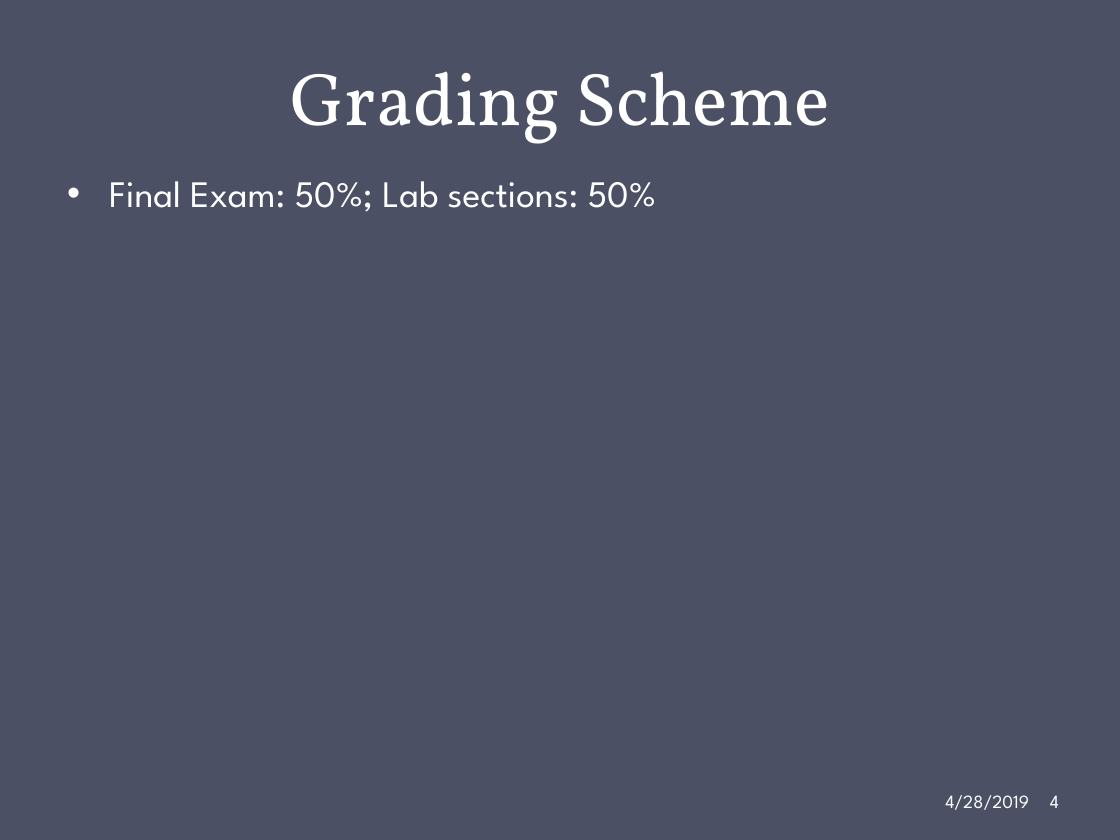
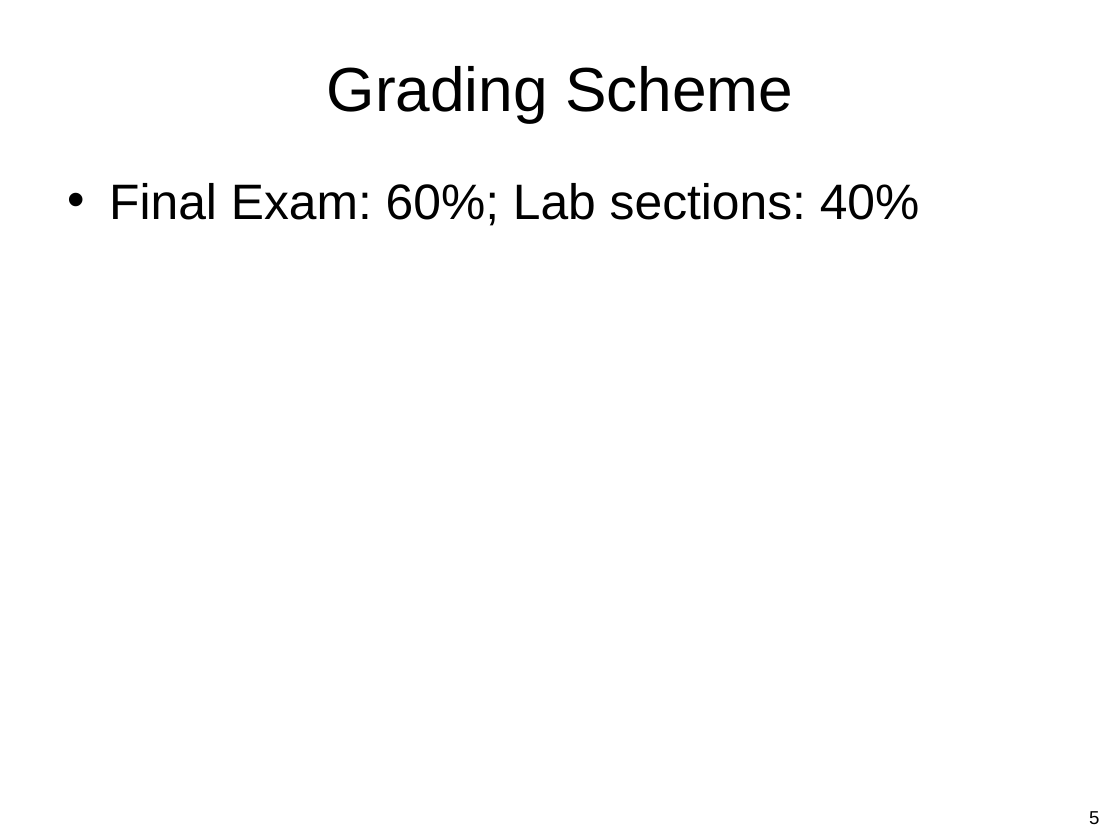
Before and after one commit to gulaoshi/gu.github.io, a slide deck: slide 5 of InfoSec/PPTs/CH00-Introduction.pptx (slide 4 before the commit). Drawn at 1120x840 pixels with LibreOffice and Linux fonts; fonts in the diff are those of the drawing. Boxes give left, top, right and bottom in pixels: in the first picture for what was removed or moved away, otherwise in the second. Text is boxed around its words. In the diff, an @@ line names an element or a change of style, - is before the commit and + after.

```diff
--- a/InfoSec/PPTs/CH00-Introduction.pptx
+++ b/InfoSec/PPTs/CH00-Introduction.pptx
@@ background #4B5064 to #FFFFFF @@
@@ title "Grading Scheme": place and size @@
-title "Grading Scheme" at [290,71,830,144]
+title "Grading Scheme" at [327,66,793,122]
@@ title "Grading Scheme" at [327,66,793,122]: size 48 to 40 pt, font Vollkorn to Arial, text colour #FFFFFF to #000000; line spacing 58pt to 1; vertical alignment bottom to middle @@
@@ text at [109,183,920,226]: text changed; size 24 to 32 pt; font League Spartan to Arial; text colour #FFFFFF to #000000 @@
-• Final Exam: 50%; Lab sections: 50%
+• Final Exam: 60%; Lab sections: 40%
@@ text removed at [945,795,1029,810] @@
-4/28/2019
@@ page number removed at [1050,795,1059,808] @@
-4
@@ page number added at [1089,811,1099,824], 12 pt, text #000000 @@
+5
```
Also in this commit, not shown: 3 other slides changed, 3 slides added, 3 slides removed, 7 other files.
